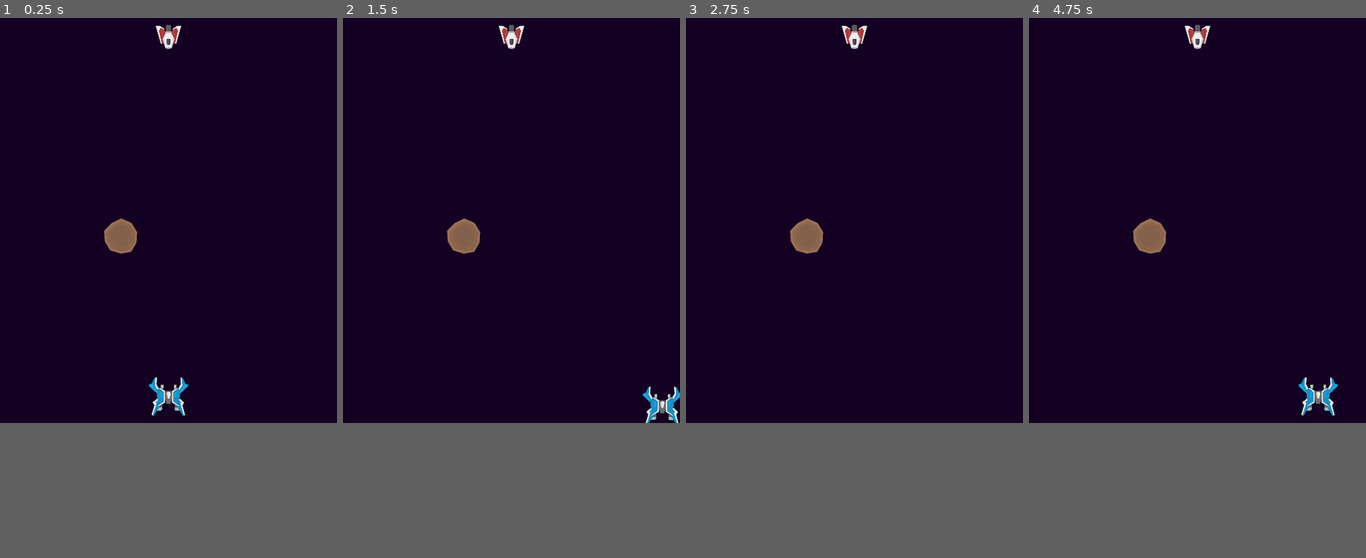
Above: before the commit, frames 1-4 (left to right).
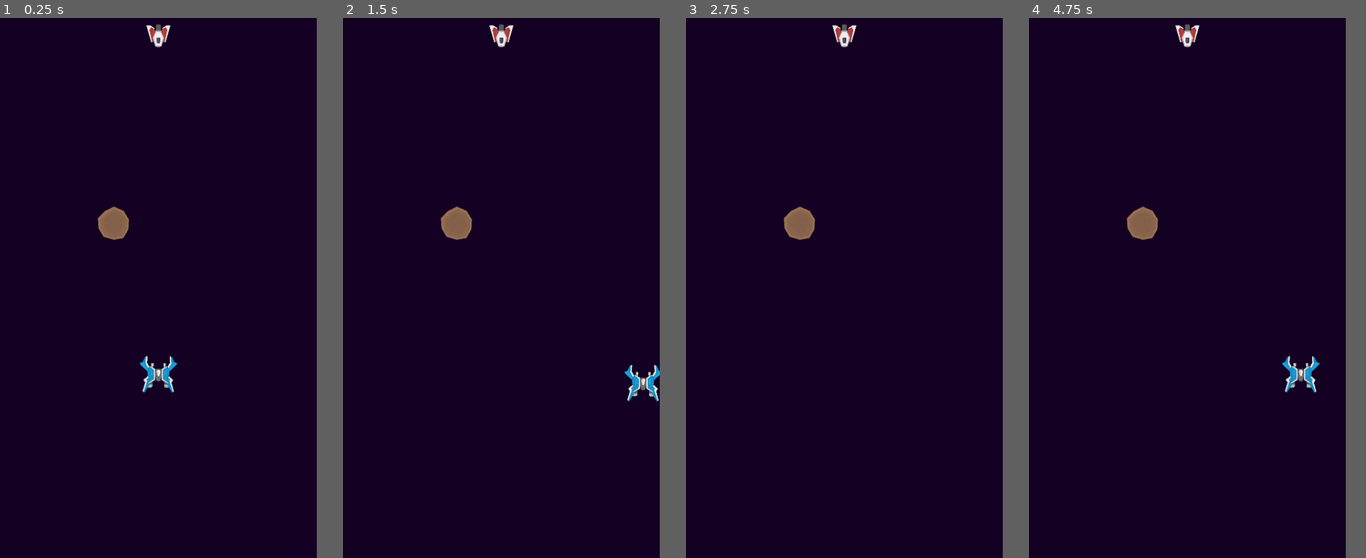
Above: after the commit, the same moments.

Repository: MauroCastro1705/Juego-motores
Game: Godot game, scene res://niveles/nivel-1.tscn
Two runs of this game, one before a commit and one after it. Both use one fixed random seed, a clock stepped at 60 frames per second and the inputs below. The project has no main scene, so this scene is started directly.
Inputs:
- Up to frame 1 (0.25 s): no input
- Up to frame 2 (1.5 s): tap Enter at 0.5 s; hold Right (derecha) 0.53-1.28 s; tap Space (disparar) at 0.6, 1.35 s; hold S (abajo) from 1.28 s (still down)
- Up to frame 3 (2.75 s): release S (abajo) at 2.03 s; hold Right (derecha) from 2.03 s (still down); tap Space (disparar) at 2.1 s
- Up to frame 4 (4.75 s): tap Space (disparar) at 2.75, 2.85, 3.6, 4.25, 4.35 s; release Right (derecha) at 2.78 s; hold W (arriba) 2.78-3.53 s; tap Enter at 3.5 s; hold A (izquierda) from 3.53 s (still down)
In our replay, the window is 500x600 before the commit and 470x800 after it. These sizes can differ from the game's own. Grey fills any space a smaller window leaves; there, only what the larger window draws over its background counts as a difference.

The runs differ from the first frame. In frame 1, 1.6% of the frame differs, in the area x 29-56%, y 1-74%; in frame 2, 1.5%; in frame 3, 0.8%; in frame 4, 1.6%.

Commit message:
borre enemigo 3
borre enemigo 3 y cambie la resolucion

Diff:
--- a/enemigos/enemigo-3.tscn
+++ /dev/null
@@ -1,43 +0,0 @@
-[gd_scene load_steps=4 format=3 uid="uid://cctdtnyrpat6u"]
-
-[ext_resource type="Texture2D" uid="uid://b33spdlsjvlsn" path="res://Assets/Sprites/Ships/spaceShips_004.png" id="1_px0k1"]
-[ext_resource type="Texture2D" uid="uid://j2j7sp54w2tf" path="res://Assets/Sprites/Parts/spaceParts_013.png" id="2_nvhkk"]
-
-[sub_resource type="CapsuleShape2D" id="CapsuleShape2D_6glxd"]
-radius = 21.0
-height = 42.0
-
-[node name="Enemigo-3" type="CharacterBody2D"]
-
-[node name="CollisionShape2D" type="CollisionShape2D" parent="."]
-position = Vector2(-1, -4)
-rotation = -1.5708
-shape = SubResource("CapsuleShape2D_6glxd")
-debug_color = Color(0.894717, 0.266944, 0.455778, 0.42)
-
-[node name="Marker2D" type="Marker2D" parent="."]
-position = Vector2(-14, 15)
-
-[node name="Marker2D2" type="Marker2D" parent="."]
-position = Vector2(14, 15)
-
-[node name="SpaceShips004" type="Sprite2D" parent="."]
-position = Vector2(0, -7)
-scale = Vector2(0.198925, 0.198925)
-texture = ExtResource("1_px0k1")
-metadata/_edit_group_ = true
-
-[node name="SpaceParts013" type="Sprite2D" parent="SpaceShips004"]
-position = Vector2(-93, -18.6)
-rotation = 0.405331
-scale = Vector2(1.16791, 1.22098)
-texture = ExtResource("2_nvhkk")
-metadata/_edit_group_ = true
-
-[node name="SpaceParts014" type="Sprite2D" parent="SpaceShips004/SpaceParts013"]
-position = Vector2(146.355, -60.0698)
-rotation = 2.35705
-scale = Vector2(0.977724, -1.02326)
-skew = -0.0443867
-texture = ExtResource("2_nvhkk")
-metadata/_edit_group_ = true
--- a/niveles/nivel-1.tscn
+++ b/niveles/nivel-1.tscn
@@ -9,8 +9,8 @@
 [node name="ColorRect" type="ColorRect" parent="."]
 offset_left = -7.0
 offset_top = -20.0
-offset_right = 517.0
-offset_bottom = 630.0
+offset_right = 505.0
+offset_bottom = 858.0
 color = Color(0.0779451, 0.00175918, 0.138748, 1)
 metadata/_edit_lock_ = true
 
--- a/project.godot
+++ b/project.godot
@@ -17,7 +17,7 @@
 [display]
 
 window/size/viewport_width=500
-window/size/viewport_height=600
+window/size/viewport_height=850
 
 [file_customization]
 
